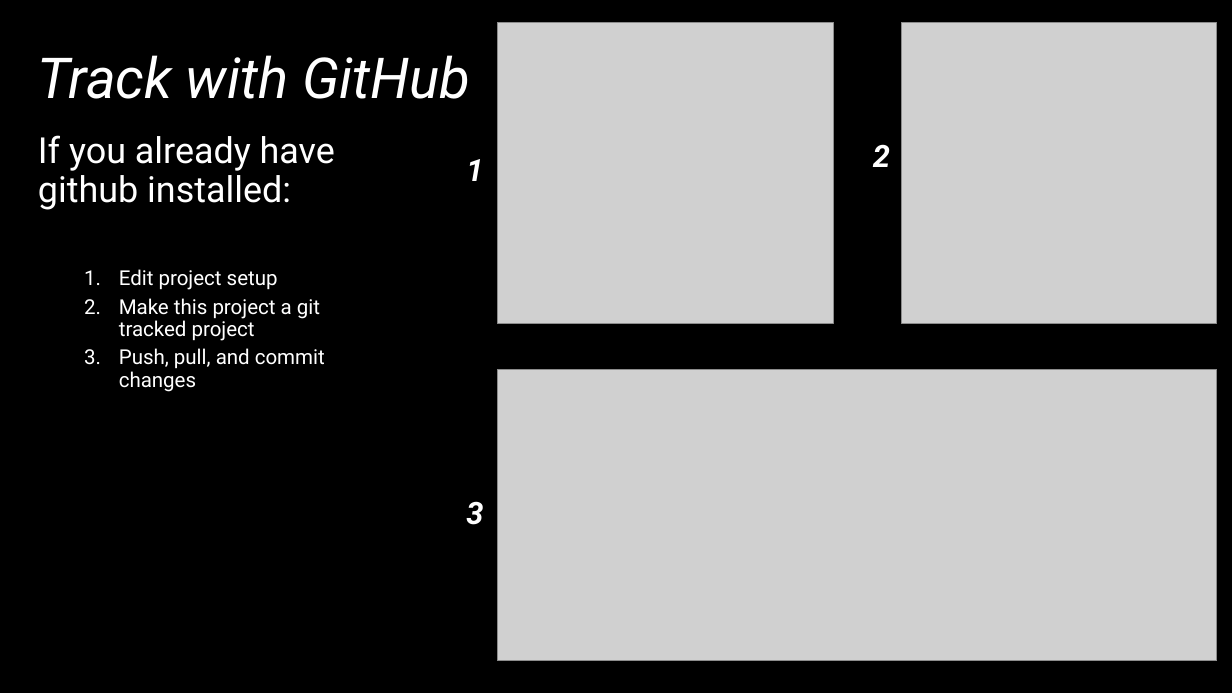
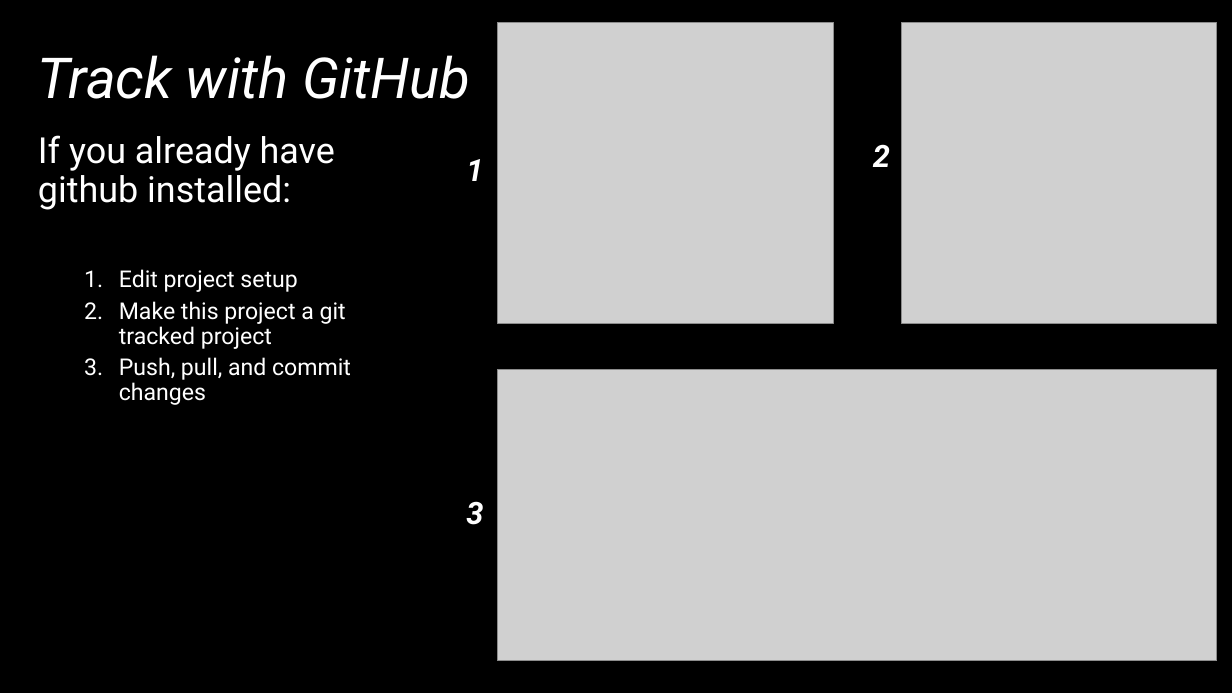
Before and after one commit to vpagowski/Lab_mtg_examples, a slide deck: slide 5 of Lab_mtg_Jun12.pptx. Drawn at 1232x693 pixels with LibreOffice and Linux fonts; fonts in the diff are those of the drawing; grey boxes stand for pictures. Boxes give left, top, right and bottom in pixels: in the first picture for what was removed or moved away, otherwise in the second. Text is boxed around its words. In the diff, an @@ line names an element or a change of style, - is before the commit and + after.

```diff
--- a/Lab_mtg_Jun12.pptx
+++ b/Lab_mtg_Jun12.pptx
@@ text at [119, 269, 351, 405]: size 16 to 18 pt in "Edit project setup", "Make this project a git tracked project", "Push, pull, and commit changes" @@
```
Also in this commit, not shown: 1 other slide changed, 2 slides added, 2 slides removed, 2 other files.
